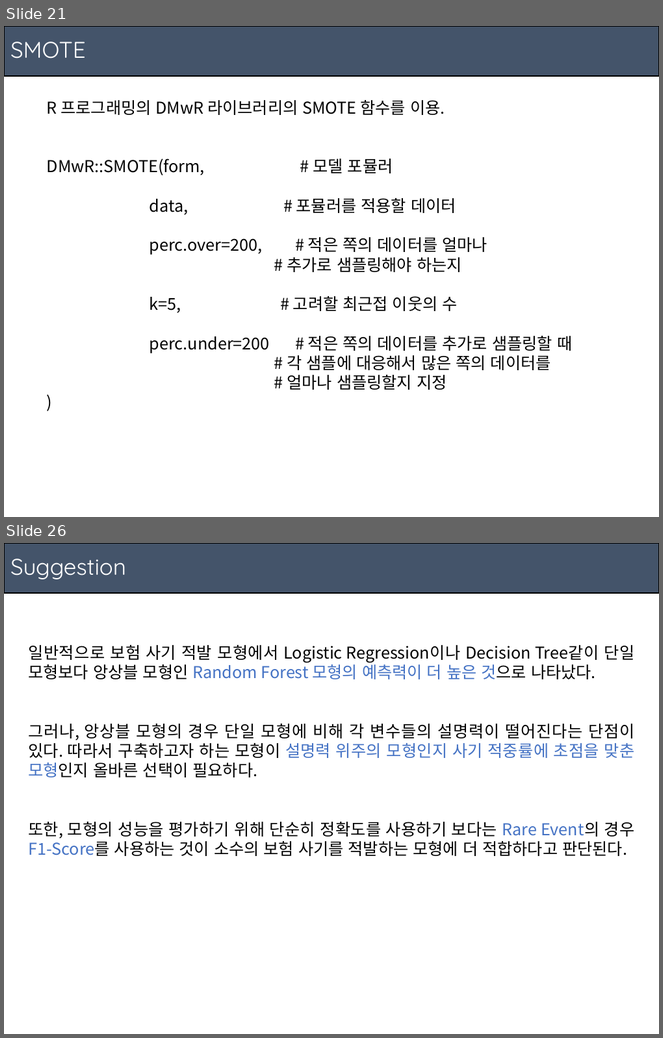
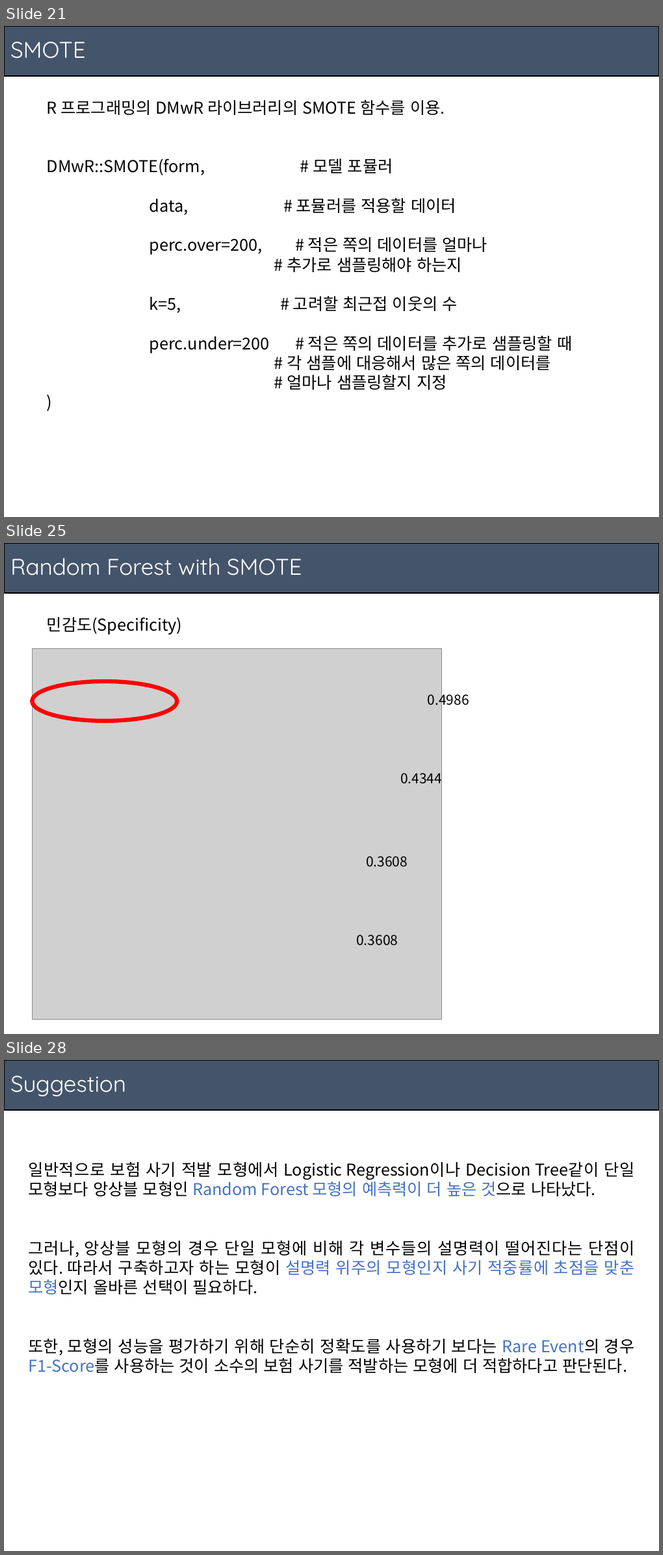
Before and after one commit to ajskdlf64/Bachelor-of-Statistics, a slide deck: 2019 - 02/[응용통계학과] 데이터마이닝/Insuracne Model/Model.pptx. Shown one above the other, each under a label of ours: slides 21 and 26 before the commit, slides 21, 25 and 28 after it; the slides between them are not shown. The pictures are 663x1038 and 663x1555 pixels, drawn with LibreOffice and Linux fonts; fonts in the diff are those of the drawing; grey boxes stand for pictures. Boxes give left, top, right and bottom in pixels: in the first picture for what was removed or moved away, otherwise in the second. Text is boxed around its words. In the diff, an @@ line names an element or a change of style, - is before the commit and + after.

```diff
--- a/2019 - 02/[응용통계학과] 데이터마이닝/Insuracne Model/Model.pptx
+++ b/2019 - 02/[응용통계학과] 데이터마이닝/Insuracne Model/Model.pptx
@@ slide 25 added at (x1=4, y1=543, x2=659, y2=1034), background #FFFFFF @@
@@ rectangle added at (x1=4, y1=543, x2=659, y2=593), fill #44546A, outline #000000 1 pt @@
@@ title added at (x1=10, y1=558, x2=302, y2=575), 25 pt, text #FFFFFF @@
+Random Forest with SMOTE
@@ text added at (x1=47, y1=617, x2=182, y2=635), 18 pt, text #000000 @@
+민감도(Specificity)
@@ picture added at (x1=32, y1=648, x2=441, y2=1020) @@
@@ ellipse added at (x1=32, y1=681, x2=177, y2=720), outline #FF0000 4.5 pt @@
@@ text added at (x1=428, y1=691, x2=469, y2=708), 15 pt, text #000000 @@
+0.4986
@@ text added at (x1=400, y1=771, x2=442, y2=787), 15 pt, text #000000 @@
+0.4344
@@ text added at (x1=366, y1=856, x2=408, y2=867), 15 pt, text #000000 @@
+0.3608
@@ text added at (x1=356, y1=935, x2=398, y2=946), 15 pt, text #000000 @@
+0.3608
@@ what was slide 26 is now slide 28 @@
```
Also in this commit, not shown: 11 slides changed, 5 other slides added, 4 slides removed, 7 other files.
